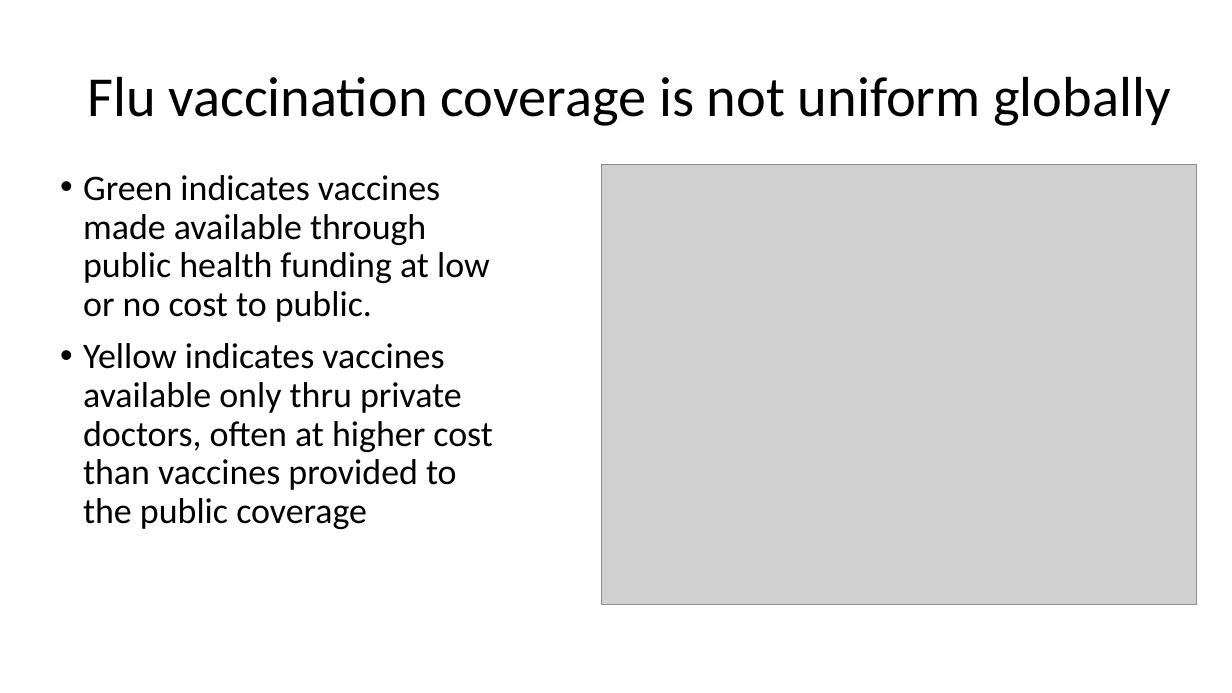
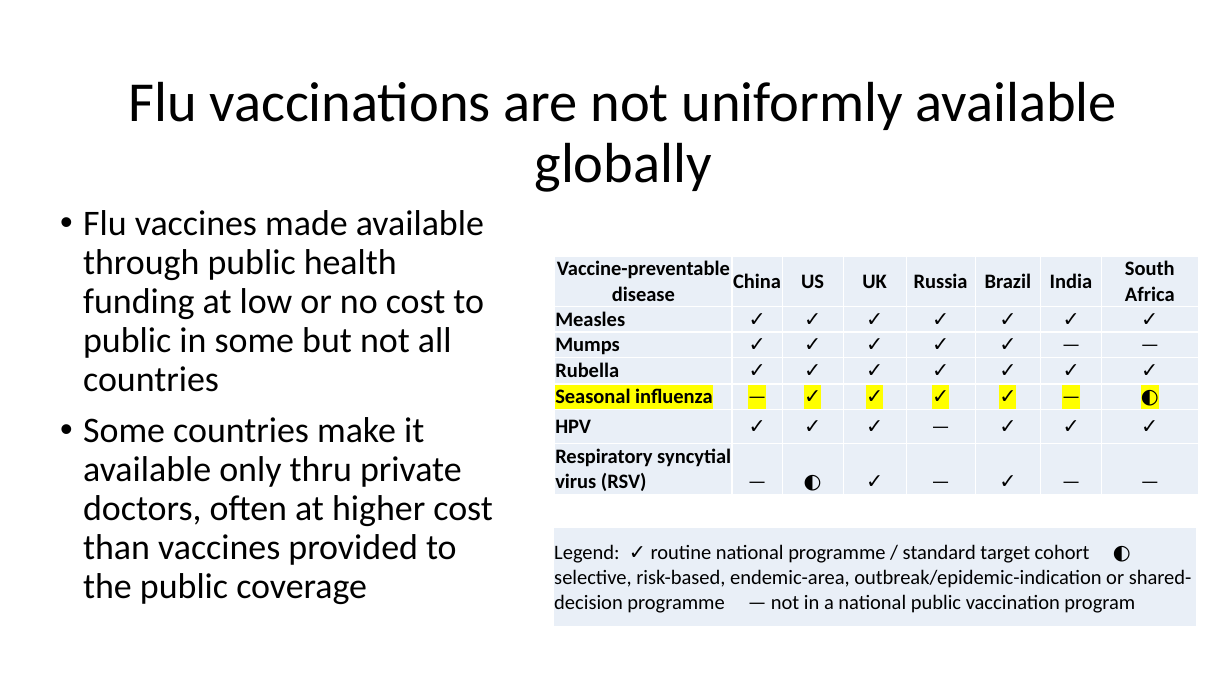
Before and after one commit to tstallins/tstallins.github.io, a slide deck: slide 10 of courses/261/influenzaonline.pptx. Drawn at 1232x693 pixels with LibreOffice and Linux fonts; fonts in the diff are those of the drawing; grey boxes stand for pictures. Boxes give left, top, right and bottom in pixels: in the first picture for what was removed or moved away, otherwise in the second. Text is boxed around its words. In the diff, an @@ line names an element or a change of style, - is before the commit and + after.

```diff
--- a/courses/261/influenzaonline.pptx
+++ b/courses/261/influenzaonline.pptx
@@ title at [128, 81, 1116, 192]: text changed @@
-Flu vaccination coverage is not uniform globally
+Flu vaccinations are not uniformly available globally
@@ picture removed at [602, 165, 1198, 604] @@
@@ text at [83, 210, 492, 604]: text changed @@
-• Green indicates vaccines made available through public health funding at low or no cost to public.
-• Yellow indicates vaccines available only thru private doctors, often at higher cost than vaccines provided to the public coverage
+• Flu vaccines made available through public health funding at low or no cost to public in some but not all countries
+• Some countries make it available only thru private doctors, often at higher cost than vaccines provided to the public coverage
@@ table added at [555, 256, 1200, 495], 7 rows, 8 columns @@
+Vaccine-preventable disease | China | US | UK | Russia | Brazil | India | South Africa
+Measles | ✓ | ✓ | ✓ | ✓ | ✓ | ✓ | ✓
+Mumps | ✓ | ✓ | ✓ | ✓ | ✓ | — | —
+Rubella | ✓ | ✓ | ✓ | ✓ | ✓ | ✓ | ✓
+Seasonal influenza | — | ✓ | ✓ | ✓ | ✓ | — | ◐
+HPV | ✓ | ✓ | ✓ | — | ✓ | ✓ | ✓
+Respiratory syncytial virus (RSV) | — | ◐ | ✓ | — | ✓ | — | —
@@ table added at [554, 528, 1197, 627], 1 rows, 1 columns @@
+Legend: ✓ routine national programme / standard target cohort ◐ selective, risk-based, endemic-area, outbreak/epidemic-indication or shared-decision programme — not in a national public vaccination program
```
Also in this commit, not shown: 1 other file.
